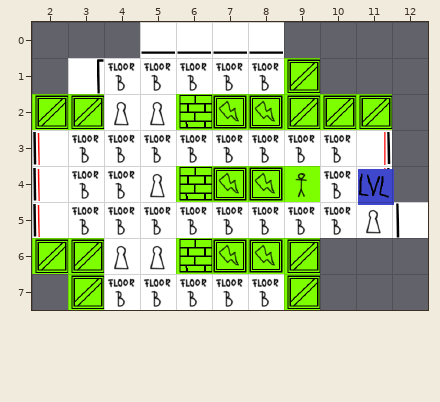
An edit to a level. Tiled map, assets/levels/Level3.tmx. The picture above was drawn from the file before the commit.
Cells are 64x64 px. Shown: x 2..12, y 0..7.
The result:
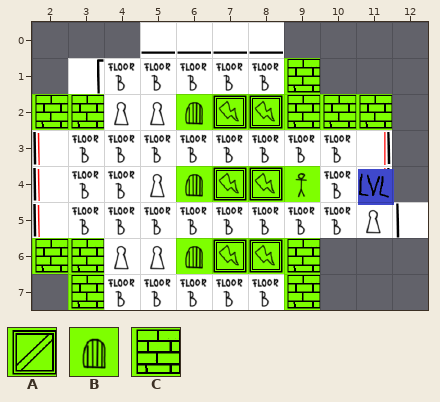
Key: from "Tileset": A 34, B 36, C 39.
_ is an empty cell, . an unchanged one.
Diff:
--- layer "Tile Layer 2"
@@ x 2..11 @@
-1 .......A..
-2 AA..C..AAA
+1 .......C..
+2 CC..B..CCC
@@ x 6..6 @@
-4 C
+4 B
@@ x 2..9 @@
-6 AA..C..A
-7 .A.....A
+6 CC..B..C
+7 .C.....C
Pixel boxes of the changes (left, top, right, bottom) in both pictures:
changed: (287, 59, 392, 129)
changed: (35, 95, 104, 129)
changed: (179, 95, 212, 129)
changed: (179, 167, 212, 201)
changed: (35, 239, 104, 309)
changed: (179, 239, 212, 273)
changed: (287, 239, 320, 309)
